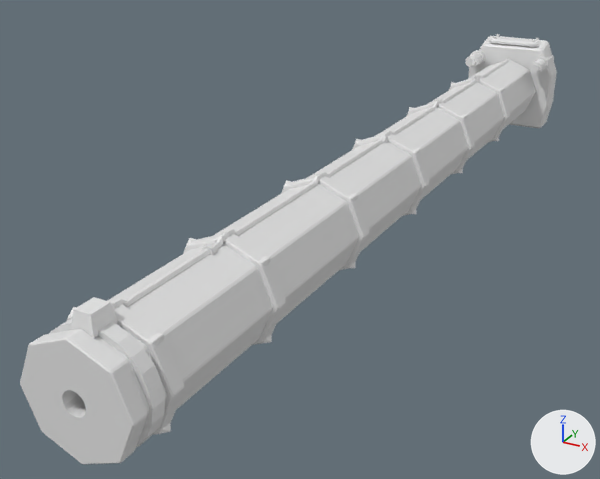
The OBJ model Assets/Resources/Models/Railgun_M2/barrel.obj: old version first, new version second.
Camera for both pictures: a 50 mm camera at (0.493, -1.989, 0.447) aimed at (-0.109, -0.896, -0.099). Every picture has the same lights, and +X, +Y and +Z are marked at lower right. The first picture is the older version. Where no turn or scale is listed for an object, it has been applied to the vertices. Vertices at exactly the same position are counted once.

Names of what the first picture shows: 'barrel'.
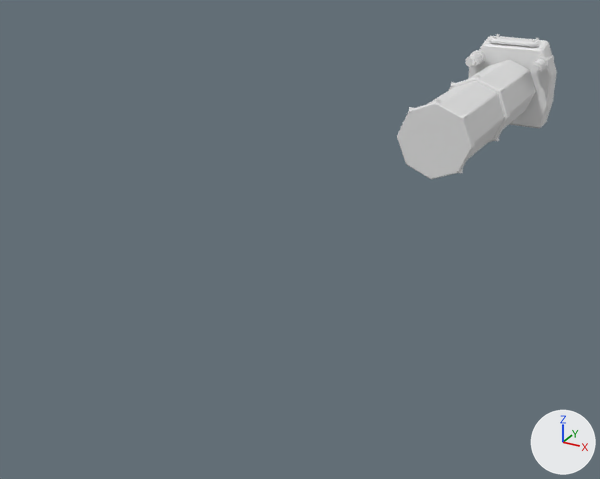
What changed in the scene script:
```text
Change me_barrel:
    used by ob_barrel; location = (0.0, 0.0, 0.0)
    remove me_barrel.from_pydata(...)  # 3027 vertices, 5920 faces; spans x -0.133..0.095, y -1.526..-0.055, z -0.086..0.111
    add me_barrel.from_pydata(...)  # 970 vertices, 1812 faces; spans x -0.133..0.095, y -0.588..-0.055, z -0.086..0.111
    me_barrel part 1: 19 loose pieces with 2024 vertices, spanning x -0.072..0.072, y -1.526..-0.128, z -0.072..0.085, are deleted
    me_barrel part 2: 143 vertices removed from x -0.053..0.053, y -0.588..-0.338, z -0.053..0.053; 110 vertices added at x -0.053..0.053, y -0.588..-0.338, z -0.053..0.053
    other edits to the shape of me_barrel do not show in these pictures
```

Where the change shows, as pixel boxes [x1, y1, x2, y2] in the pictures (600 x 479 px; the box of a moved part takes in the faces that stretch with it):
'barrel', reshaped (70% narrower, 66% shorter)
    before: [20, 34, 557, 464]
    after: [397, 34, 557, 179]
part 1 of me_barrel, deleted
    before: [20, 59, 510, 464]
part 2 of me_barrel, moved or reshaped
    before: [409, 77, 510, 173]
    after: [397, 82, 504, 173]
